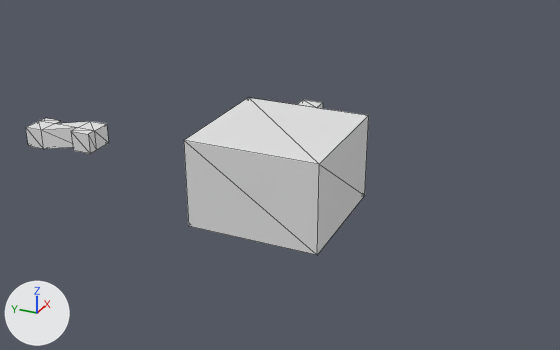
The glTF model asset/map04.glb as it was, and as the next commit left it.
Rendered twice from a 50 mm camera at (-57.0, -25.6, 28.0) aimed at (0.8, 0.4, -0.9). The lights are fixed; the arrows at lower left show +X, +Y and +Z. Mesh edges are drawn as thin lines. Where no turn or scale is listed for an object, it has been applied to the vertices.

In view in the first picture: 'mesh_gateway', 'mesh_main'.
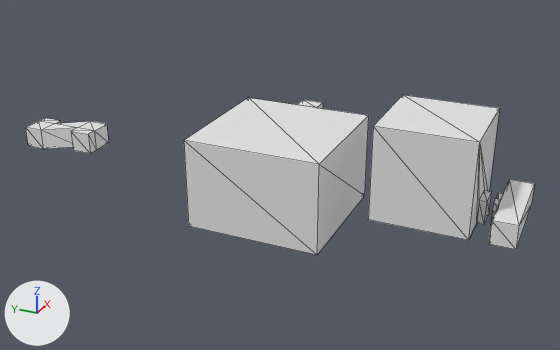
Edits to the bpy script that builds the scene:
```text
Add me_cube_005:
    me_cube_005.from_pydata([(-1.0, -4.6, -4.0), (-1.0, -4.6, -2.0), (-1.0, -4.0, -2.0), (-1.0, -4.0, -4.0), (1.0, -4.6, -4.0), (1.0, -4.6, -2.0), (-4.0, -4.0, -4.0), (-4.0, -4.0, 4.0), (-4.0, 4.0, 4.0), (-4.0, 4.0, -4.0), (4.0, 4.0, 4.0), (4.0, 4.0, -4.0), (4.0, -4.0, 4.0), (4.0, -4.0, -4.0), (1.0, -4.0, -2.0), (1.0, -4.0, -4.0)], [], [(0, 1, 2), (0, 2, 3), (4, 5, 1), (4, 1, 0), (6, 7, 8), (6, 8, 9), (9, 8, 10), (9, 10, 11), (11, 10, 12), (11, 12, 13), (13, 14, 15), (15, 3, 6), (13, 15, 6), (9, 11, 13), (9, 13, 6), (10, 8, 7), (10, 7, 12), (15, 14, 5), (15, 5, 4), (7, 6, 3), (7, 3, 2), (13, 12, 7), (7, 2, 14), (14, 13, 7), (3, 15, 4), (3, 4, 0), (14, 2, 1), (14, 1, 5)])
Add me_cube_001:
    me_cube_001.from_pydata(...)  # 17 vertices, 30 faces; spans x -4.0..4.0, y -21.0..-18.6, z -1.0..1.0
Add ob_world_cube:
    ob_world_cube = bpy.data.objects.new('world_cube', me_cube_005)
    ob_world_cube.location = (0.0, -13.5, 3.0)
Add ob_world_straight:
    ob_world_straight = bpy.data.objects.new('world_straight', me_cube_001)
    ob_world_straight.location = (0.0, 0.0, 0.0)
```

Where the change shows, as pixel boxes [x1, y1, x2, y2] in the pictures (560 x 350 px):
'world_cube', added: after [368, 95, 500, 240]
'world_straight', added: after [489, 179, 535, 250]
